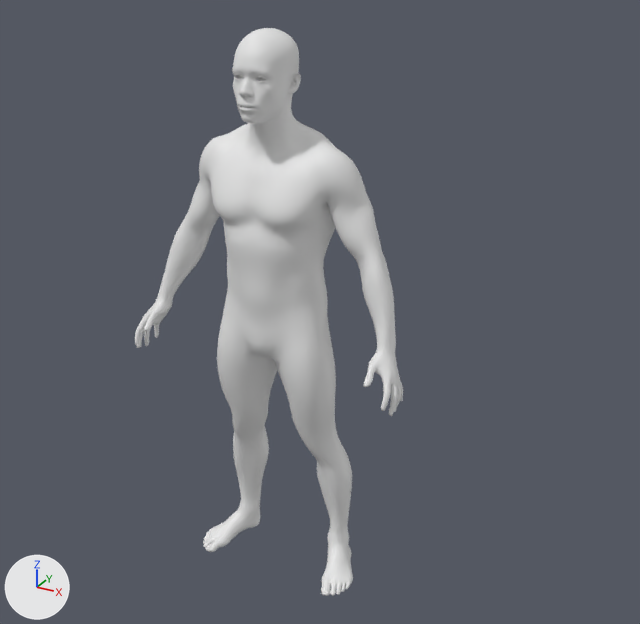
The FBX model Assets/Art/3d Models/Human/Human_Male_Model.fbx as it was, and as the next commit left it.
The view is the same before and after, from a camera (50 mm lens) standing at (1.266, -2.056, 1.932) and looking at (0.109, 0.047, 0.881). Arrows for +X, +Y and +Z are at lower left; the lights stay in place. The picture after the commit comes second. Where no turn or scale is listed for an object, it has been applied to the vertices.

The first picture shows 'Human_Male_Boot_L', 'Human_Male_Boot_R', 'Human_Male_Chest', 'Human_Male_Glove_L', 'Human_Male_Glove_R', 'Human_Male_Head', 'Human_Male_Pants'.
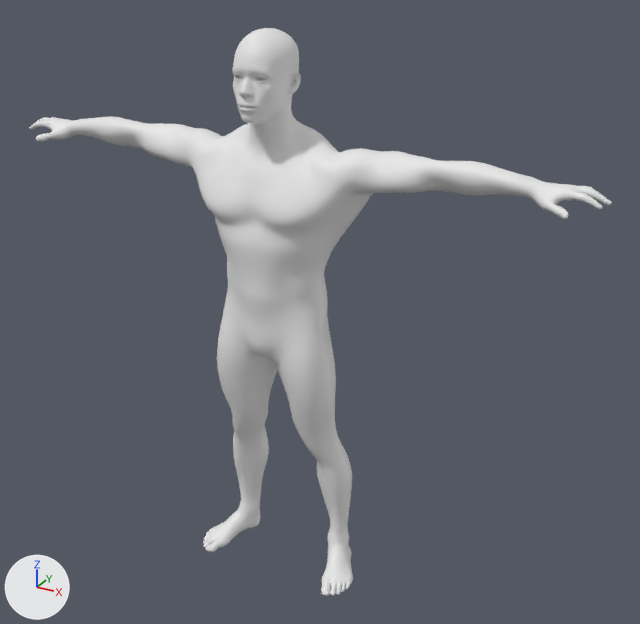
Patch to the scene script:
```diff
--- a/Assets/Art/3d Models/Human/Human_Male_Model.fbx.py
+++ b/Assets/Art/3d Models/Human/Human_Male_Model.fbx.py
@@ me_human_male_glove_l @@
 # used by ob_human_male_glove_l; location = (0.0, 0.0, 0.0)
-me_human_male_glove_l.from_pydata(...)  # 794 vertices, 782 faces; spans x 0.328..0.44, y -0.179..-0.006, z 0.712..0.944
+me_human_male_glove_l.from_pydata(...)  # 794 vertices, 782 faces; spans x 0.643..0.903, y -0.087..0.067, z 1.31..1.387
+# me_human_male_glove_l part 2: 794 of 794 vertices moved; they spanned x 0.328..0.44, y -0.179..-0.006, z 0.712..0.944 and now span x 0.643..0.903, y -0.087..0.067, z 1.31..1.387; mean shift (0.398, 0.091, 0.54)
 me_human_male_glove_l.materials.append(mat_mat_skin_baked)
@@ me_human_male_glove_r @@
 # used by ob_human_male_glove_r; location = (0.0, 0.0, 0.0)
-me_human_male_glove_r.from_pydata(...)  # 794 vertices, 782 faces; spans x -0.44..-0.328, y -0.179..-0.006, z 0.712..0.944
+me_human_male_glove_r.from_pydata(...)  # 794 vertices, 782 faces; spans x -0.903..-0.643, y -0.087..0.068, z 1.31..1.388
+# me_human_male_glove_r part 3: 794 of 794 vertices moved; they spanned x -0.44..-0.328, y -0.179..-0.006, z 0.712..0.944 and now span x -0.903..-0.643, y -0.087..0.068, z 1.31..1.388; mean shift (-0.398, 0.091, 0.54)
 me_human_male_glove_r.materials.append(mat_mat_skin_baked)
@@ me_human_male_chest @@
 # used by ob_human_male_chest; location = (0.0, 0.0, 0.0)
-me_human_male_chest.from_pydata(...)  # 1966 vertices, 1894 faces; spans x -0.384..0.384, y -0.144..0.111, z 0.922..1.42
+me_human_male_chest.from_pydata(...)  # 1966 vertices, 1894 faces; spans x -0.658..0.658, y -0.144..0.111, z 0.98..1.42
+# me_human_male_chest part 1: 1461 of 1966 vertices moved; they spanned x -0.384..0.384, y -0.144..0.111, z 0.922..1.412 and now span x -0.658..0.658, y -0.144..0.111, z 1.037..1.41; mean shift (0.0, 0.004, 0.163); largest move (0.358, -0.074, 0.934) -> (0.658, -0.043, 1.359)
 me_human_male_chest.materials.append(mat_mat_skin_baked)
```

Location of each change, [x1, y1, x2, y2] in pixels of the pictures (640 x 624 px; the box of a moved part takes in the faces that stretch with it):
'Human_Male_Chest', reshaped (82% wider, 12% shorter)
    before: [163, 124, 395, 328]
    after: [84, 117, 506, 297]
'Human_Male_Glove_L', reshaped (166% wider, 48% shorter)
    before: [363, 320, 403, 416]
    after: [504, 170, 612, 219]
'Human_Male_Glove_R', reshaped
    before: [135, 278, 182, 348]
    after: [29, 117, 91, 142]
part 1 of me_human_male_chest, moved or reshaped
    before: [163, 129, 395, 328]
    after: [84, 117, 506, 274]
